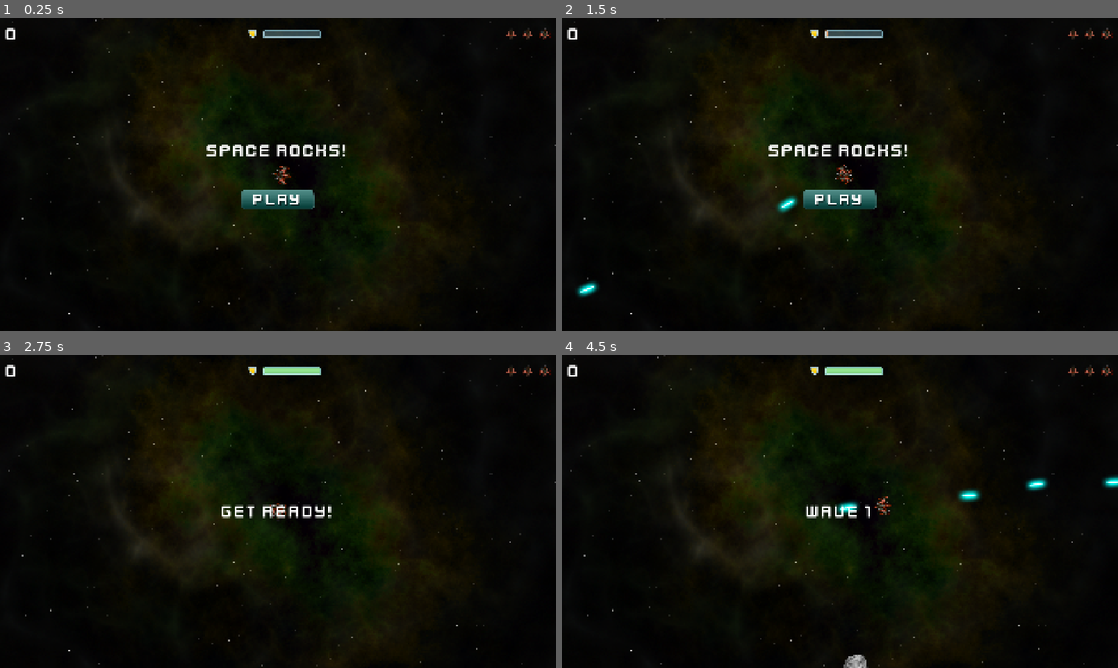
Above: before the commit, frames 1-4 (two rows, left to right).
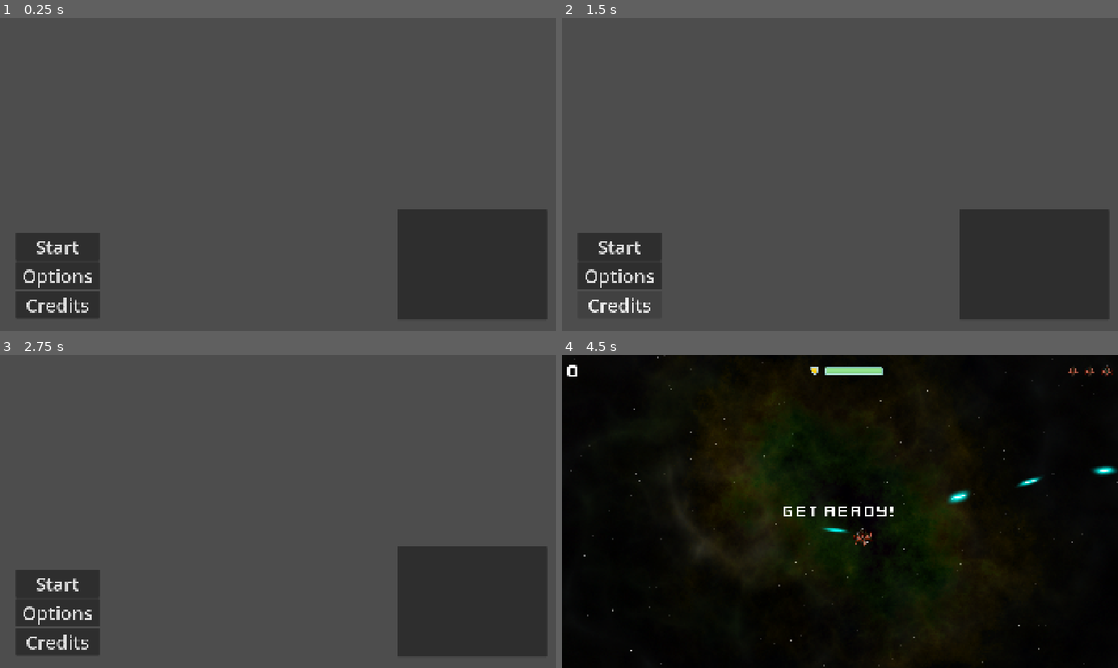
Above: after the commit, the same moments.

Repository: Caique-BR/space-rocks
Game: Godot game, scene res://menu/menu.tscn
Two runs of this game, one before a commit and one after it. Both use one fixed random seed, a clock stepped at 60 frames per second and the inputs below. Before the commit the project starts from res://main/main.tscn.
Inputs (mouse positions are in pixels of both pictures, inside the frame that each line leads up to):
- Up to frame 1 (0.25 s): no input
- Up to frame 2 (1.5 s): click (617, 274) at 0.5 s, where only the run after the commit has a clickable "Options"; click (617, 305) at 1.25 s, where only the run after the commit has a clickable "Credits"
- Up to frame 3 (2.75 s): click (278, 536) at 2.02 s
- Up to frame 4 (4.5 s): click (617, 583) at 2.75 s, where only the run after the commit has a clickable "Start"; move the mouse to (962, 495) at 3.52 s; hold W (thrust) 3.53-4.28 s; hold Space (shoot) 3.53-4.28 s; move the mouse to (728, 527) at 4.27 s; tap Space (shoot) at 4.35 s

The runs differ from the first frame. In frame 1, 100% of the frame differs, in the area x 0-100%, y 0-100%; in frame 2, 100%; in frame 3, 100%; in frame 4, 1.5%.

Commit message:
yes

Diff:
--- a/enemy/enemy.tscn
+++ b/enemy/enemy.tscn
@@ -4,7 +4,7 @@
 [ext_resource type="Script" uid="uid://fbb7l2gpqu3p" path="res://enemy/enemy.gd" id="1_p200p"]
 [ext_resource type="PackedScene" uid="uid://c41tjmx7et8tx" path="res://enemy/enemy_bullet.tscn" id="2_pmsee"]
 [ext_resource type="PackedScene" uid="uid://btajq18ixqwbo" path="res://enemy/enemy_paths.tscn" id="2_ppra6"]
-[ext_resource type="PackedScene" uid="uid://b4yrsqg6hy4nm" path="res://obstacles/explosion.tscn" id="3_p200p"]
+[ext_resource type="PackedScene" uid="uid://b4yrsqg6hy4nm" path="res://generic/explosion.tscn" id="3_p200p"]
 [ext_resource type="AudioStream" uid="uid://bbu8l2m0sgxd0" path="res://assets/sounds/explosion.wav" id="6_1wwld"]
 [ext_resource type="AudioStream" uid="uid://kw56inesd5uj" path="res://assets/sounds/enemy_laser.wav" id="7_y5vj3"]
 [ext_resource type="Texture2D" uid="uid://1c4pwlthdw0e" path="res://assets/corona.png" id="8_5ffra"]
--- a/hud/hud.gd
+++ b/hud/hud.gd
@@ -4,8 +4,8 @@
 
 @onready var lives_counter = $MarginContainer/HBoxContainer/LivesCounter.get_children()
 @onready var score_label = $MarginContainer/HBoxContainer/ScoreLabel
-@onready var message = $VBoxContainer/Message
-@onready var start_button = $VBoxContainer/StartButton
+@onready var message = $Message
+@onready var start_button = $StartButton
 @onready var shield_bar = $MarginContainer/HBoxContainer/ShieldBar
 
 var bar_textures = { # preloads sheild bar color
--- a/hud/hud.tscn
+++ b/hud/hud.tscn
@@ -5,8 +5,6 @@
 [ext_resource type="Texture2D" uid="uid://dl7t8dg8h5a0p" path="res://assets/player_small.png" id="2_mdr80"]
 [ext_resource type="Texture2D" uid="uid://bnd0634tmuwn2" path="res://assets/shield_gold.png" id="3_1kkc0"]
 [ext_resource type="Texture2D" uid="uid://l78hjh8usmfn" path="res://assets/bar_glass_200.png" id="4_qv4qp"]
-[ext_resource type="Texture2D" uid="uid://batfj8mqveu7w" path="res://assets/play_button.png" id="4_r8jus"]
-[ext_resource type="Texture2D" uid="uid://bqixowdjau7ba" path="res://assets/play_button_h.png" id="5_6dxa8"]
 [ext_resource type="Texture2D" uid="uid://cigd0i42pga8r" path="res://assets/bar_green_200.png" id="5_sh35x"]
 
 [sub_resource type="LabelSettings" id="LabelSettings_pkqra"]
@@ -77,28 +75,21 @@
 texture = ExtResource("2_mdr80")
 stretch_mode = 5
 
-[node name="VBoxContainer" type="VBoxContainer" parent="." unique_id=103299972]
-anchors_preset = 14
+[node name="Message" type="Label" parent="." unique_id=556684035]
+visible = false
+anchors_preset = 8
+anchor_left = 0.5
 anchor_top = 0.5
-anchor_right = 1.0
+anchor_right = 0.5
 anchor_bottom = 0.5
-offset_top = -13.5
-offset_bottom = 13.5
+offset_left = -960.0
+offset_top = -36.0
+offset_right = 960.0
+offset_bottom = 36.0
 grow_horizontal = 2
 grow_vertical = 2
-theme_override_constants/separation = 100
-
-[node name="Message" type="Label" parent="VBoxContainer" unique_id=556684035]
-layout_mode = 2
 text = "Space Rocks!"
 label_settings = SubResource("LabelSettings_uget6")
 horizontal_alignment = 1
 
-[node name="StartButton" type="TextureButton" parent="VBoxContainer" unique_id=789477859]
-layout_mode = 2
-size_flags_horizontal = 4
-texture_normal = ExtResource("4_r8jus")
-texture_hover = ExtResource("5_6dxa8")
-
 [connection signal="timeout" from="Timer" to="." method="_on_timer_timeout"]
-[connection signal="pressed" from="VBoxContainer/StartButton" to="." method="_on_start_button_pressed"]
--- a/main/main.gd
+++ b/main/main.gd
@@ -15,6 +15,8 @@
 func _ready(): # determins the rock spawn point
 	screensize = get_viewport().get_visible_rect().size
 
+	new_game()
+
 	###### DEBUG
 	if DEBUGGING:
 		$ExplosionSound.volume_db = -100
@@ -25,9 +27,12 @@
 	if pos == null:
 		$RockPath/RockSpawn.progress = randi()
 		pos = $RockPath/RockSpawn.position
+
 	if vel == null:
 		vel = Vector2.RIGHT.rotated(randf_range(0, TAU)) * randf_range(50, 125)
+
 	var r = rock_scene.instantiate()
+
 	r.screensize = screensize
 	call_deferred("add_child", r)
 	r.start(pos, vel, size)
@@ -40,12 +45,14 @@
 	else:
 		for offset in [-1, 1]:
 			var dir = $Player.position.direction_to(pos).orthogonal() * offset
+
 			var newpos = pos + dir * radius
 			var newvel = dir * vel.length() * 1.1
 			spawn_rock(size - 1, newpos, newvel)
 			$HUD.update_score(score)
 
 func new_game(): # starts the game when receiving the "start_game" signal
+	$Player.show()
 	get_tree().call_group("rocks", "queue_free") # removes rocks from previous run
 	level = 0
 	score = 0
--- a/main/main.tscn
+++ b/main/main.tscn
@@ -30,6 +30,7 @@
 texture = ExtResource("1_pjrb6")
 
 [node name="Player" parent="." unique_id=37309876 instance=ExtResource("2_xwkvk")]
+visible = false
 position = Vector2(973, 542)
 
 [node name="RockPath" type="Path2D" parent="." unique_id=2123958418]
--- /dev/null
+++ b/menu/menu.gd
@@ -0,0 +1,6 @@
+extends Control
+
+@onready var main_scene : PackedScene = load("res://main/main.tscn")
+
+func _on_start_pressed() -> void:
+	get_tree().change_scene_to_file("res://main/main.tscn")
--- /dev/null
+++ b/menu/menu.tscn
@@ -0,0 +1,43 @@
+[gd_scene format=3 uid="uid://ciaskmvoq0wkq"]
+
+[ext_resource type="Script" uid="uid://bdvfswco8e0i5" path="res://menu/menu.gd" id="1_j0t7f"]
+
+[node name="Menu" type="Control" unique_id=1985349910]
+layout_mode = 3
+anchors_preset = 15
+anchor_right = 1.0
+anchor_bottom = 1.0
+grow_horizontal = 2
+grow_vertical = 2
+script = ExtResource("1_j0t7f")
+
+[node name="VBoxContainer" type="VBoxContainer" parent="." unique_id=1070176627]
+layout_mode = 0
+offset_left = 54.0
+offset_top = 741.0
+offset_right = 343.0
+offset_bottom = 1037.0
+
+[node name="Start" type="Button" parent="VBoxContainer" unique_id=1161102827]
+layout_mode = 2
+theme_override_font_sizes/font_size = 64
+text = "Start"
+
+[node name="Options" type="Button" parent="VBoxContainer" unique_id=739713945]
+layout_mode = 2
+theme_override_font_sizes/font_size = 64
+text = "Options"
+
+[node name="Credits" type="Button" parent="VBoxContainer" unique_id=105463356]
+layout_mode = 2
+theme_override_font_sizes/font_size = 64
+text = "Credits"
+
+[node name="Panel" type="Panel" parent="." unique_id=2101708152]
+layout_mode = 0
+offset_left = 1375.0
+offset_top = 662.0
+offset_right = 1889.0
+offset_bottom = 1042.0
+
+[connection signal="pressed" from="VBoxContainer/Start" to="." method="_on_start_pressed"]
--- a/obstacles/rock.gd
+++ b/obstacles/rock.gd
@@ -11,6 +11,7 @@
 	position = _position
 	size = _size
 	mass = 1.5 * size
+
 	$RockImage.scale = Vector2.ONE * scale_factor * size
 	radius = int($RockImage.texture.get_size().x / 2 * $RockImage.scale.x)
 	var shape = CircleShape2D.new()
@@ -27,11 +28,13 @@
 	physics_state.transform = xform
 
 func explode(): # rock goes boom
+	$RockImage.hide()
 	$CollisionShape2D.set_deferred("disabled", true)
-	$RockImage.hide()
 	$Explosion/AnimationPlayer.play("explosion")
 	$Explosion.show()
+
 	exploded.emit(size, radius, position, linear_velocity) # emits the exploded signal for dupping rocks
 	angular_velocity = 0
 	await $Explosion/AnimationPlayer.animation_finished
+
 	queue_free()
--- a/obstacles/rock.tscn
+++ b/obstacles/rock.tscn
@@ -1,11 +1,88 @@
 [gd_scene format=3 uid="uid://bhrt44op5mi6s"]
 
 [ext_resource type="Script" uid="uid://cjxv0emd6jpsf" path="res://obstacles/rock.gd" id="1_b4s8g"]
-[ext_resource type="Texture2D" uid="uid://buv4cu2abjpl" path="res://assets/rock.png" id="1_olyy0"]
-[ext_resource type="PackedScene" uid="uid://b4yrsqg6hy4nm" path="res://obstacles/explosion.tscn" id="3_lsh4b"]
+[ext_resource type="Texture2D" uid="uid://chswsfmjap7tx" path="res://assets/asteroid/asteroid.png" id="2_lsh4b"]
+[ext_resource type="PackedScene" uid="uid://b4yrsqg6hy4nm" path="res://generic/explosion.tscn" id="3_lsh4b"]
+[ext_resource type="Texture2D" uid="uid://cn70vuye720wg" path="res://assets/asteroid/explosion.png" id="3_nw3xy"]
 
 [sub_resource type="PhysicsMaterial" id="PhysicsMaterial_olyy0"]
 bounce = 1.0
+
+[sub_resource type="AtlasTexture" id="AtlasTexture_n11ba"]
+atlas = ExtResource("2_lsh4b")
+region = Rect2(0, 0, 96, 96)
+
+[sub_resource type="AtlasTexture" id="AtlasTexture_y6kuk"]
+atlas = ExtResource("3_nw3xy")
+region = Rect2(0, 0, 96, 96)
+
+[sub_resource type="AtlasTexture" id="AtlasTexture_bqgyh"]
+atlas = ExtResource("3_nw3xy")
+region = Rect2(96, 0, 96, 96)
+
+[sub_resource type="AtlasTexture" id="AtlasTexture_61b0o"]
+atlas = ExtResource("3_nw3xy")
+region = Rect2(192, 0, 96, 96)
+
+[sub_resource type="AtlasTexture" id="AtlasTexture_4drs7"]
+atlas = ExtResource("3_nw3xy")
+region = Rect2(288, 0, 96, 96)
+
+[sub_resource type="AtlasTexture" id="AtlasTexture_pmxhy"]
+atlas = ExtResource("3_nw3xy")
+region = Rect2(384, 0, 96, 96)
+
+[sub_resource type="AtlasTexture" id="AtlasTexture_5ddiw"]
+atlas = ExtResource("3_nw3xy")
+region = Rect2(480, 0, 96, 96)
+
+[sub_resource type="AtlasTexture" id="AtlasTexture_e26ss"]
+atlas = ExtResource("3_nw3xy")
+region = Rect2(576, 0, 96, 96)
+
+[sub_resource type="AtlasTexture" id="AtlasTexture_vbido"]
+atlas = ExtResource("3_nw3xy")
+region = Rect2(672, 0, 96, 96)
+
+[sub_resource type="SpriteFrames" id="SpriteFrames_8s8wb"]
+animations = [{
+"frames": [{
+"duration": 1.0,
+"texture": SubResource("AtlasTexture_n11ba")
+}],
+"loop": true,
+"name": &"default",
+"speed": 5.0
+}, {
+"frames": [{
+"duration": 1.0,
+"texture": SubResource("AtlasTexture_y6kuk")
+}, {
+"duration": 1.0,
+"texture": SubResource("AtlasTexture_bqgyh")
+}, {
+"duration": 1.0,
+"texture": SubResource("AtlasTexture_61b0o")
+}, {
+"duration": 1.0,
+"texture": SubResource("AtlasTexture_4drs7")
+}, {
+"duration": 1.0,
+"texture": SubResource("AtlasTexture_pmxhy")
+}, {
+"duration": 1.0,
+"texture": SubResource("AtlasTexture_5ddiw")
+}, {
+"duration": 1.0,
+"texture": SubResource("AtlasTexture_e26ss")
+}, {
+"duration": 1.0,
+"texture": SubResource("AtlasTexture_vbido")
+}],
+"loop": true,
+"name": &"explode",
+"speed": 13.0
+}]
 
 [node name="Rock" type="RigidBody2D" unique_id=1555947250 groups=["rocks"]]
 position = Vector2(-1, 0)
@@ -13,8 +90,10 @@
 linear_damp_mode = 1
 script = ExtResource("1_b4s8g")
 
-[node name="RockImage" type="Sprite2D" parent="." unique_id=940642470 groups=["rocks"]]
-texture = ExtResource("1_olyy0")
+[node name="RockImage" type="AnimatedSprite2D" parent="." unique_id=2098477608 groups=["rocks"]]
+scale = Vector2(4.25, 4.25)
+sprite_frames = SubResource("SpriteFrames_8s8wb")
+frame_progress = 0.40694338
 
 [node name="CollisionShape2D" type="CollisionShape2D" parent="." unique_id=352147838 groups=["rocks"]]
 
--- a/player/player.gd
+++ b/player/player.gd
@@ -32,6 +32,9 @@
 var shield = 0: set = set_shield
 
 ######################## SHIP METHODS
+
+func return_array() -> Array:
+	return []
 
 func shoot():
 	if state == INVUL: return # can't shoot and be invulnerable at the same time
@@ -131,8 +134,8 @@
 	constant_force = thrust
 
 	var mouse_pos = get_global_mouse_position()
-
-	rotation += get_angle_to(mouse_pos)
+	var new_rotatation = rotation + get_angle_to(mouse_pos)
+	rotation = lerp_angle(rotation, new_rotatation, 0.06)
 
 func _integrate_forces(physics_state): # screenwrap
 	var xform = physics_state.transform
--- a/player/player.tscn
+++ b/player/player.tscn
@@ -3,7 +3,7 @@
 [ext_resource type="Script" uid="uid://cbw00gtxpj8sc" path="res://player/player.gd" id="1_rkbax"]
 [ext_resource type="Texture2D" uid="uid://drrrw22bdbpd2" path="res://assets/player_ship.png" id="2_g1dw6"]
 [ext_resource type="PackedScene" uid="uid://rww14wrrravv" path="res://player/bullet.tscn" id="2_yw30f"]
-[ext_resource type="PackedScene" uid="uid://b4yrsqg6hy4nm" path="res://obstacles/explosion.tscn" id="4_yw30f"]
+[ext_resource type="PackedScene" uid="uid://b4yrsqg6hy4nm" path="res://generic/explosion.tscn" id="4_yw30f"]
 [ext_resource type="AudioStream" uid="uid://jrp3gj72c0t6" path="res://assets/sounds/laser.ogg" id="5_g6k8r"]
 [ext_resource type="AudioStream" uid="uid://u8tjqsmo33hg" path="res://assets/sounds/engine.ogg" id="6_boad6"]
 
@@ -55,7 +55,7 @@
 texture_filter = 1
 position = Vector2(-20, -12)
 amount = 200
-lifetime = 0.060000000000000005
+lifetime = 0.06
 speed_scale = 0.08
 local_coords = true
 emission_shape = 6
@@ -74,7 +74,7 @@
 texture_filter = 1
 position = Vector2(-20, 12)
 amount = 200
-lifetime = 0.060000000000000005
+lifetime = 0.06
 speed_scale = 0.08
 local_coords = true
 emission_shape = 6
@@ -120,7 +120,7 @@
 
 [node name="LaserSound" type="AudioStreamPlayer" parent="." unique_id=248277576]
 stream = ExtResource("5_g6k8r")
-volume_db = -10.0
+volume_db = -20.0
 
 [node name="EngineSound" type="AudioStreamPlayer" parent="." unique_id=1321843519]
 stream = ExtResource("6_boad6")
--- a/project.godot
+++ b/project.godot
@@ -15,7 +15,7 @@
 [application]
 
 config/name="space_rocks"
-run/main_scene="uid://y2m51psxxec5"
+run/main_scene="uid://ciaskmvoq0wkq"
 config/features=PackedStringArray("4.6", "Forward Plus")
 
 [display]
@@ -61,3 +61,7 @@
 [physics]
 
 2d/default_gravity=0.0
+
+[rendering]
+
+textures/canvas_textures/default_texture_filter=0
Binary file added: assets/asteroid/asteroid.png
Not shown, added: assets/asteroid/asteroid.png.import
Binary file added: assets/asteroid/explosion.png
Not shown, added: assets/asteroid/explosion.png.import
Not shown: 2 places in generic/explosion.tscn that only renumber resources
Not shown, added: menu/menu.gd.uid
